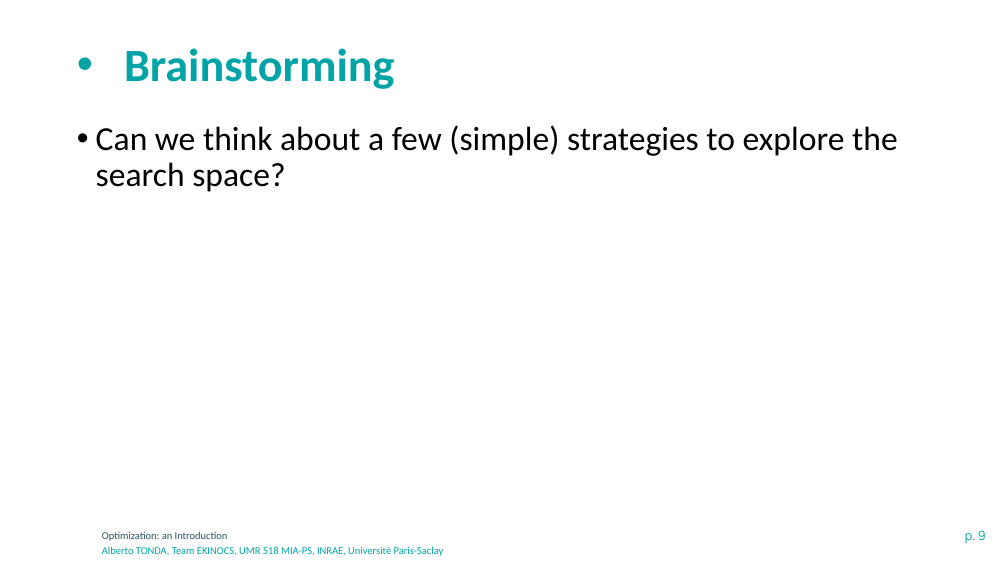
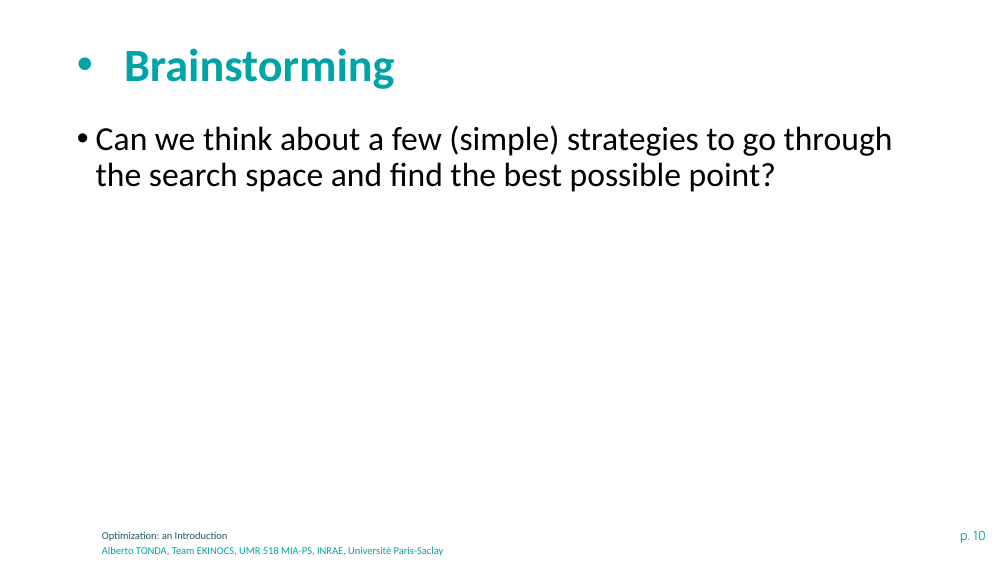
Before and after one commit to albertotonda/teaching, a slide deck: slide 10 of optimization-methods-for-artificial-intelligence/optimization-introduction.pptx (slide 9 before the commit). Drawn at 1008x567 pixels with LibreOffice and Linux fonts; fonts in the diff are those of the drawing; background and template pictures are left out. Boxes give left, top, right and bottom in pixels: in the first picture for what was removed or moved away, otherwise in the second. Text is boxed around its words. In the diff, an @@ line names an element or a change of style, - is before the commit and + after.

```diff
--- a/optimization-methods-for-artificial-intelligence/optimization-introduction.pptx
+++ b/optimization-methods-for-artificial-intelligence/optimization-introduction.pptx
@@ text at (96, 125, 893, 192): text changed @@
-• Can we think about a few (simple) strategies to explore the search space?
+• Can we think about a few (simple) strategies to go through the search space and find the best possible point?
@@ page number at (960, 530, 986, 543): text changed @@
-p. 9
+p. 10
```
Also in this commit, not shown: 6 other slides changed, 1 slide added, 4 other files.
